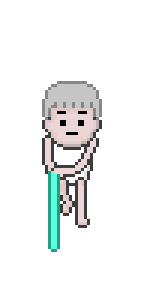
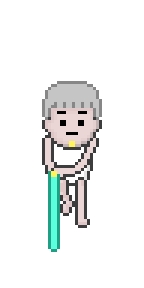
Layer changes from the first 144×288 image to the second:
added layer "레이어 48" above "레이어 46" over [51, 141, 75, 177]
painted on "레이어 52 복사" over [51, 171, 57, 177]
